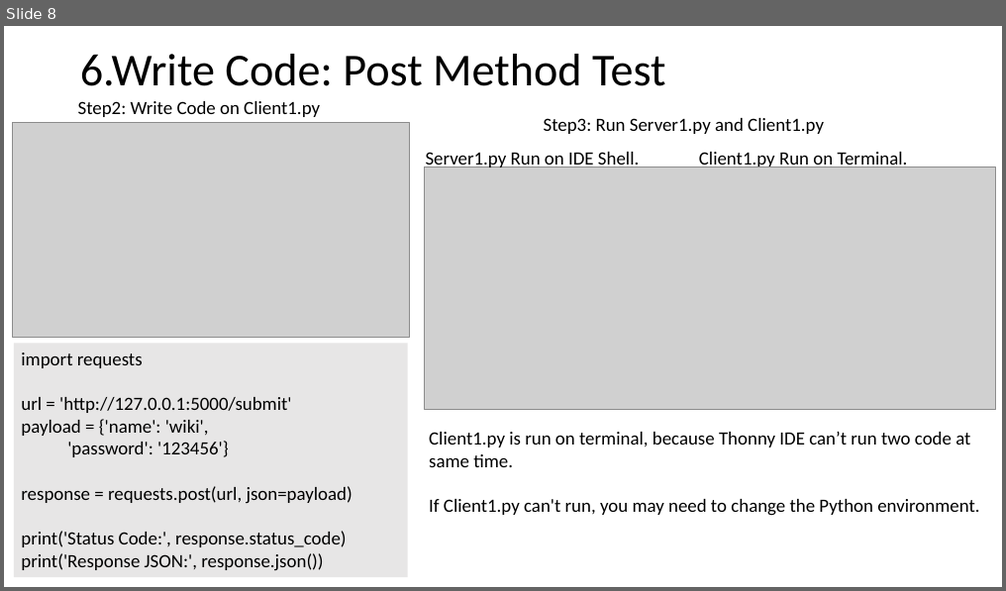
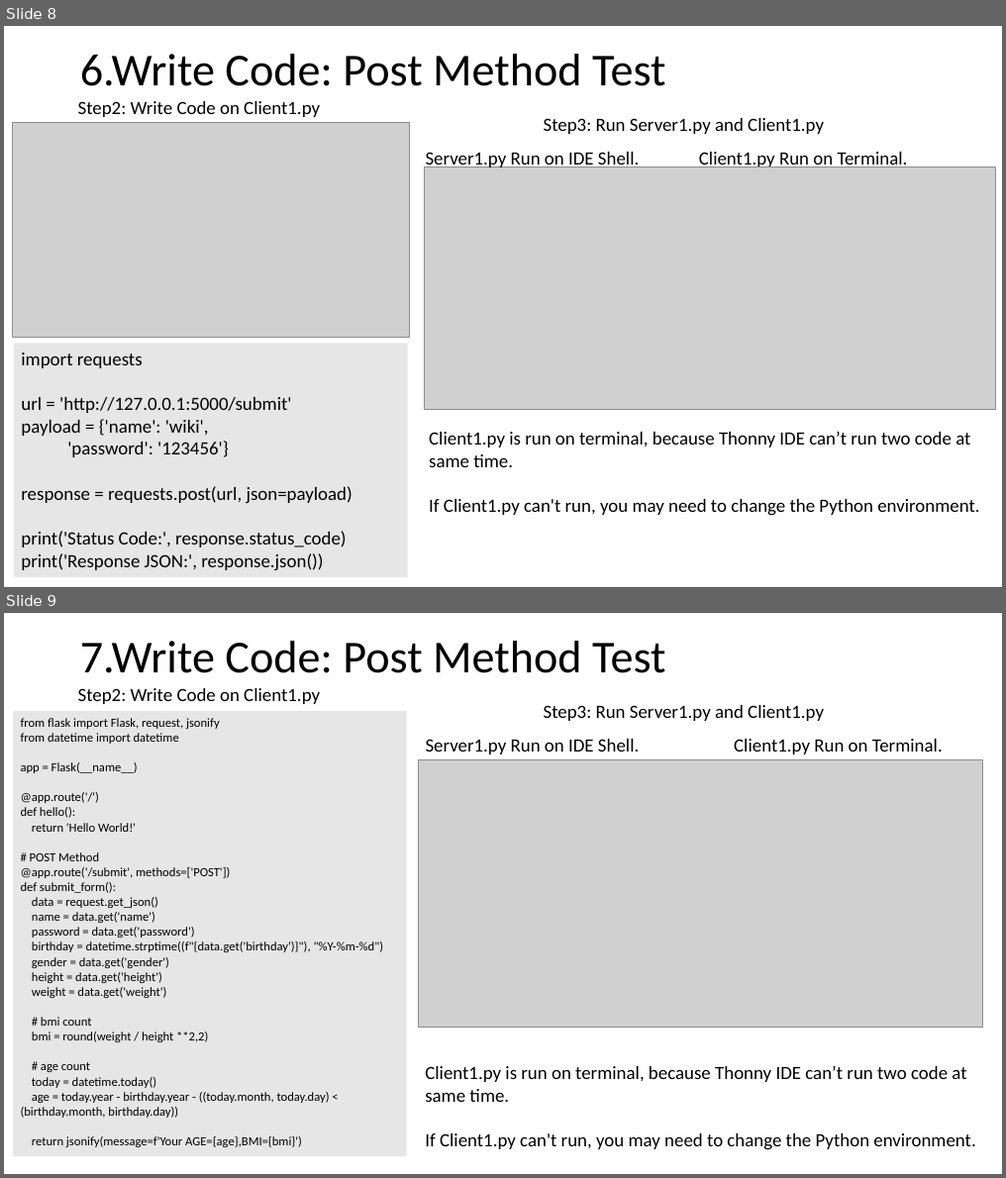
Before and after one commit to Chen-Wi-Ki/FlaskServerTeach, a slide deck: PythonFlask/Teach.pptx. Shown one above the other, each under a label of ours: slide 8 before the commit, slides 8 and 9 after it. The pictures are 1006x591 and 1006x1178 pixels, drawn with LibreOffice and Linux fonts; fonts in the diff are those of the drawing; grey boxes stand for pictures. Boxes give left, top, right and bottom in pixels: in the first picture for what was removed or moved away, otherwise in the second. Text is boxed around its words. In the diff, an @@ line names an element or a change of style, - is before the commit and + after.

Commit message:
Post Method--BMI&Age count

```diff
--- a/PythonFlask/Teach.pptx
+++ b/PythonFlask/Teach.pptx
@@ slide 9 added at (4,613,1002,1174), background #FFFFFF @@
@@ title added at (80,641,665,673), 44 pt, text #000000 @@
+7.Write Code: Post Method Test
@@ text added at (78,688,320,704), 18 pt, text #000000 @@
+Step2: Write Code on Client1.py
@@ rectangle added at (13,711,407,1157), fill #E7E6E6, 12 pt, text #000000 @@
+from flask import Flask, request, jsonify
+from datetime import datetime
+app = Flask(__name__)
+@app.route('/')
+def hello():
+return 'Hello World!'
+# POST Method
+@app.route('/submit', methods=['POST'])
+def submit_form():
+data = request.get_json()
+name = data.get('name')
+password = data.get('password')
+birthday = datetime.strptime((f"{data.get('birthday')}"), "%Y-%m-%d")
+gender = data.get('gender')
+height = data.get('height')
+weight = data.get('weight')
+# bmi count
+bmi = round(weight / height **2,2)
+# age count
+today = datetime.today()
+age = today.year - birthday.year - ((today.month, today.day) < (birthday.month, birthday.day))
+return jsonify(message=f'Your AGE={age},BMI={bmi}')
@@ text added at (544,705,824,721), 18 pt, text #000000 @@
+Step3: Run Server1.py and Client1.py
@@ picture added at (418,761,983,1028) @@
@@ text added at (426,739,639,755), 18 pt, text #000000 @@
+Server1.py Run on IDE Shell.
@@ text added at (734,739,943,755), 18 pt, text #000000 @@
+Client1.py Run on Terminal.
@@ text added at (425,1066,975,1151), 18 pt, text #000000 @@
+Client1.py is run on terminal, because Thonny IDE can’t run two code at same time.
+If Client1.py can't run, you may need to change the Python environment.
```
Also in this commit, not shown: 2 other files.
